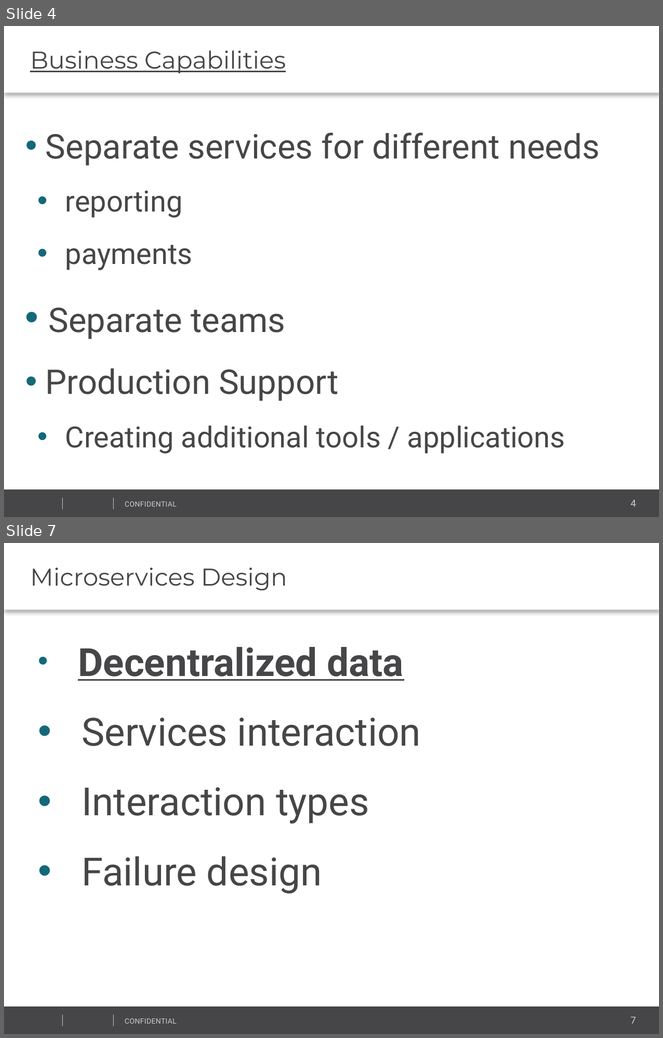
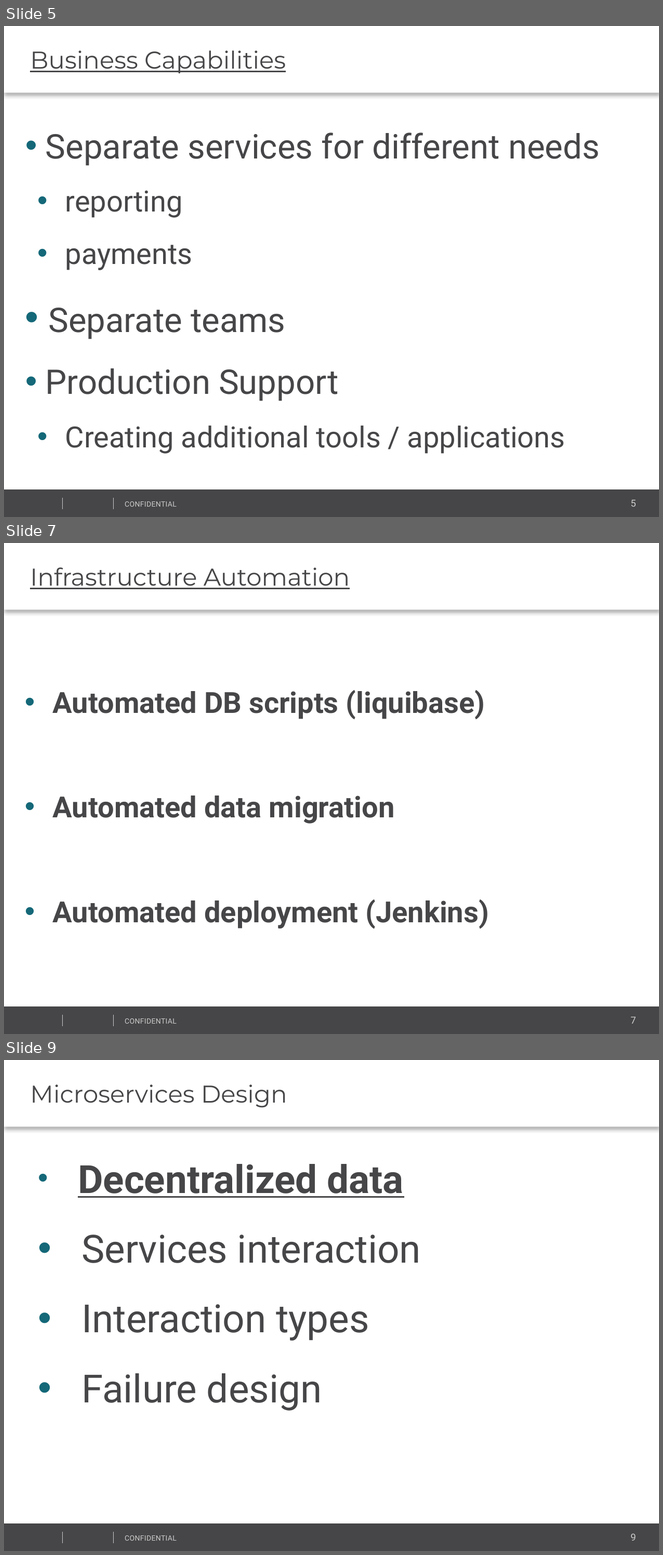
Before and after one commit to vitali-kviatkouski/personal, a slide deck: MicroservicesITWeek2017.pptx. Shown one above the other, each under a label of ours: slides 4 and 7 before the commit, slides 5, 7 and 9 after it; the slides between them are not shown. The pictures are 663x1038 and 663x1555 pixels, drawn with LibreOffice and Linux fonts; fonts in the diff are those of the drawing; background and template pictures are left out. Boxes give left, top, right and bottom in pixels: in the first picture for what was removed or moved away, otherwise in the second. Text is boxed around its words. In the diff, an @@ line names an element or a change of style, - is before the commit and + after.

```diff
--- a/MicroservicesITWeek2017.pptx
+++ b/MicroservicesITWeek2017.pptx
@@ slide 7 added at (4,543,659,1034), background #FFFFFF; not listed: 5 template elements that a slide beside it also shows @@
@@ text added at (4,543,659,610), fill #FFFFFF, 20 pt, text #464547, underline @@
+Infrastructure Automation
@@ text added at (52,690,489,929), 24 pt, text #464547, bold @@
+  • Automated DB scripts (liquibase)
+  • Automated data migration
+  • Automated deployment (Jenkins)
@@ what was slide 4 is now slide 5 @@
@@ page number at (631,500,636,507): text changed @@
-4
+5
@@ what was slide 7 is now slide 9 @@
@@ page number at (631,1534,636,1541): text changed @@
-7
+9
```
Also in this commit, not shown: 5 slides changed, 2 other slides added, 1 other file.
